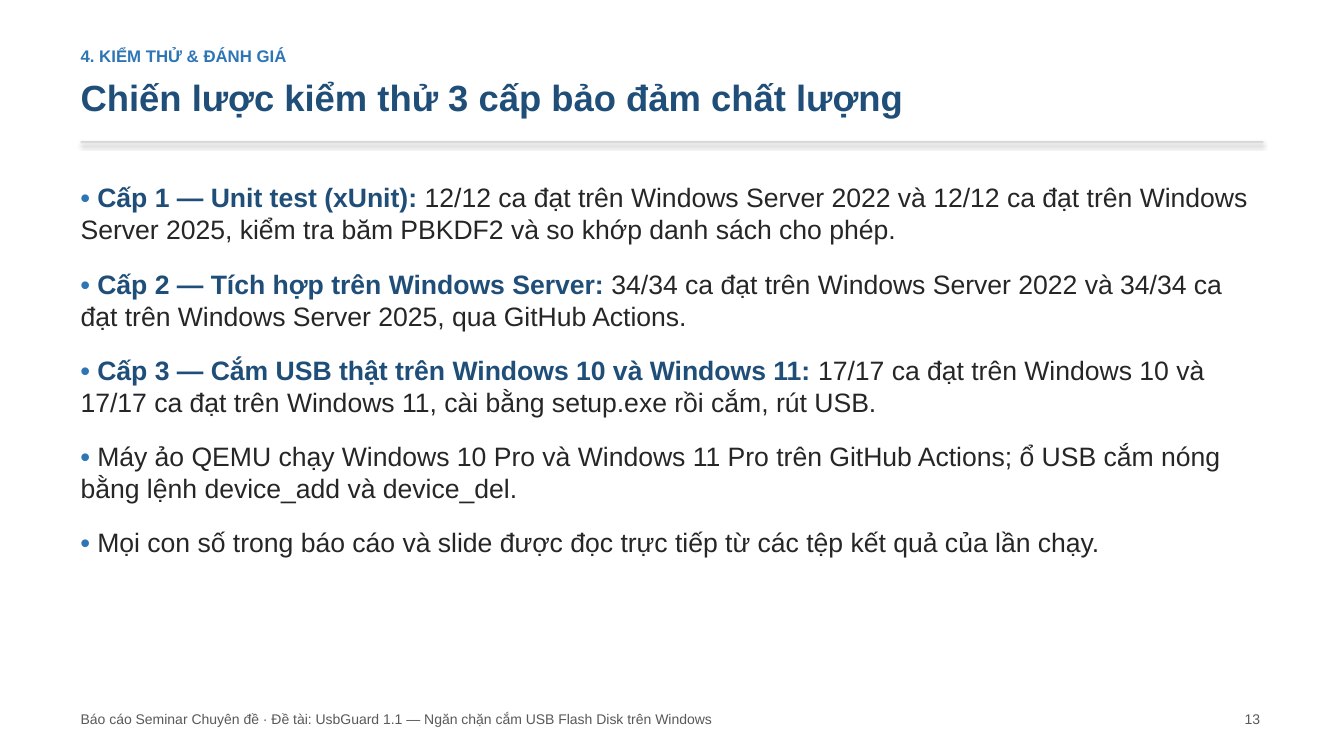
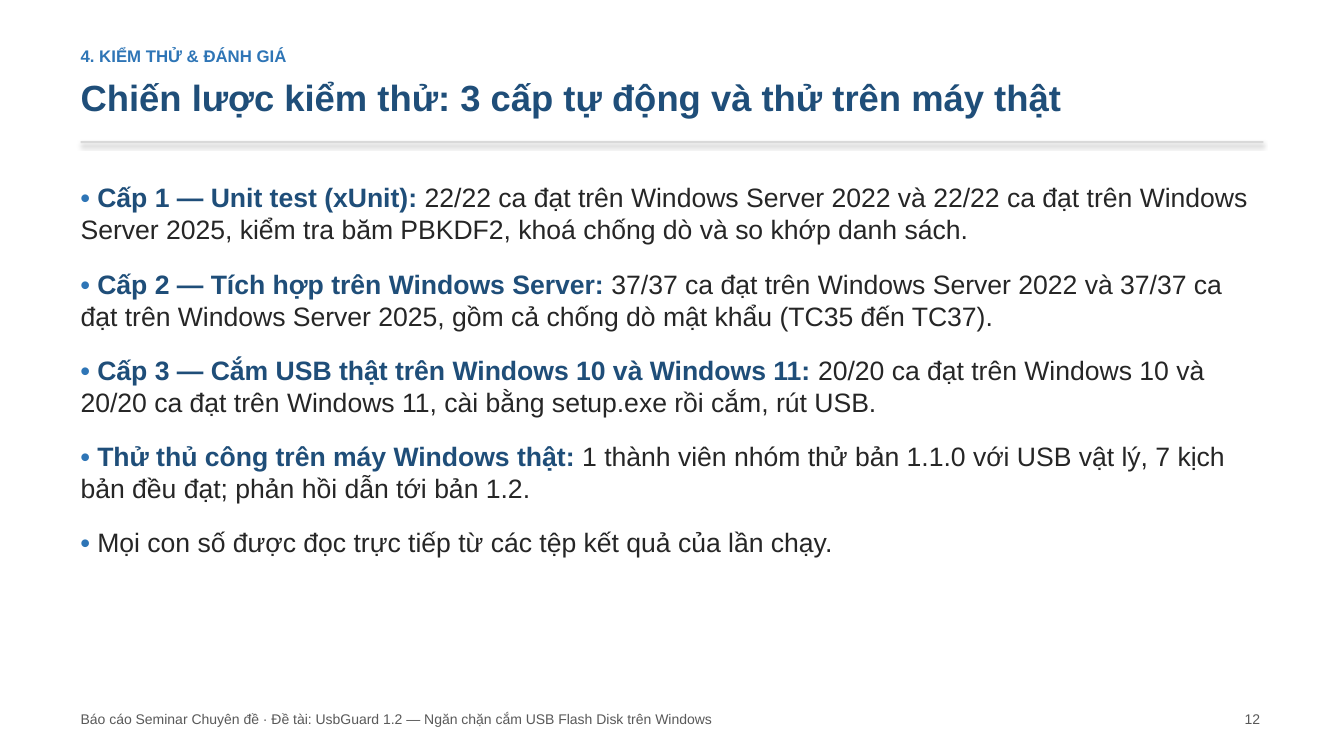
Before and after one commit to hungphamwp/usbguard, a slide deck: slide 12 of slide/SLIDE-UsbGuard.pptx (slide 13 before the commit). Drawn at 1344x756 pixels with LibreOffice and Linux fonts; fonts in the diff are those of the drawing. Boxes give left, top, right and bottom in pixels: in the first picture for what was removed or moved away, otherwise in the second. Text is boxed around its words. In the diff, an @@ line names an element or a change of style, - is before the commit and + after.

```diff
--- a/slide/SLIDE-UsbGuard.pptx
+++ b/slide/SLIDE-UsbGuard.pptx
@@ text at bbox=[81, 83, 1061, 119]: text changed @@
-Chiến lược kiểm thử 3 cấp bảo đảm chất lượng
+Chiến lược kiểm thử: 3 cấp tự động và thử trên máy thật
@@ text at bbox=[81, 187, 1248, 558]: text changed @@
-• Cấp 1 — Unit test (xUnit): 12/12 ca đạt trên Windows Server 2022 và 12/12 ca đạt trên Windows Server 2025, kiểm tra băm PBKDF2 và so khớp danh sách cho phép.
-• Cấp 2 — Tích hợp trên Windows Server: 34/34 ca đạt trên Windows Server 2022 và 34/34 ca đạt trên Windows Server 2025, qua GitHub Actions.
-• Cấp 3 — Cắm USB thật trên Windows 10 và Windows 11: 17/17 ca đạt trên Windows 10 và 17/17 ca đạt trên Windows 11, cài bằng setup.exe rồi cắm, rút USB.
-• Máy ảo QEMU chạy Windows 10 Pro và Windows 11 Pro trên GitHub Actions; ổ USB cắm nóng bằng lệnh device_add và device_del.
-• Mọi con số trong báo cáo và slide được đọc trực tiếp từ các tệp kết quả của lần chạy.
+• Cấp 1 — Unit test (xUnit): 22/22 ca đạt trên Windows Server 2022 và 22/22 ca đạt trên Windows Server 2025, kiểm tra băm PBKDF2, khoá chống dò và so khớp danh sách.
+• Cấp 2 — Tích hợp trên Windows Server: 37/37 ca đạt trên Windows Server 2022 và 37/37 ca đạt trên Windows Server 2025, gồm cả chống dò mật khẩu (TC35 đến TC37).
+• Cấp 3 — Cắm USB thật trên Windows 10 và Windows 11: 20/20 ca đạt trên Windows 10 và 20/20 ca đạt trên Windows 11, cài bằng setup.exe rồi cắm, rút USB.
+• Thử thủ công trên máy Windows thật: 1 thành viên nhóm thử bản 1.1.0 với USB vật lý, 7 kịch bản đều đạt; phản hồi dẫn tới bản 1.2.
+• Mọi con số được đọc trực tiếp từ các tệp kết quả của lần chạy.
@@ text at bbox=[81, 713, 712, 727]: text changed @@
-Báo cáo Seminar Chuyên đề · Đề tài: UsbGuard 1.1 — Ngăn chặn cắm USB Flash Disk trên Windows
+Báo cáo Seminar Chuyên đề · Đề tài: UsbGuard 1.2 — Ngăn chặn cắm USB Flash Disk trên Windows
@@ text at bbox=[1245, 714, 1261, 724]: text changed @@
-13
+12
```
Also in this commit, not shown: 16 other slides changed, 2 slides added, 1 slide removed, 15 other files.
